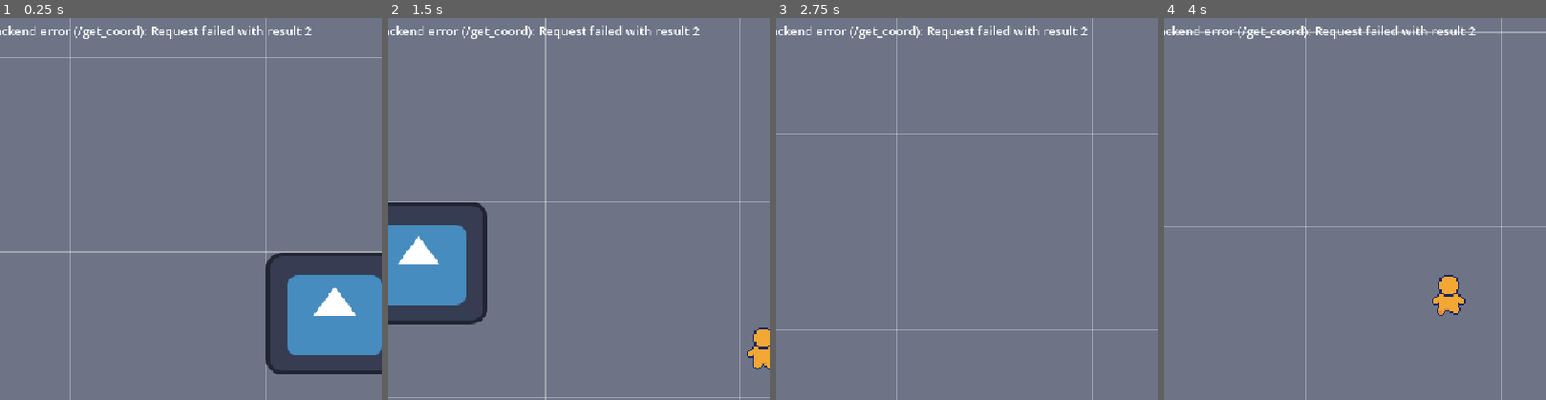
Above: before the commit, frames 1-4 (left to right).
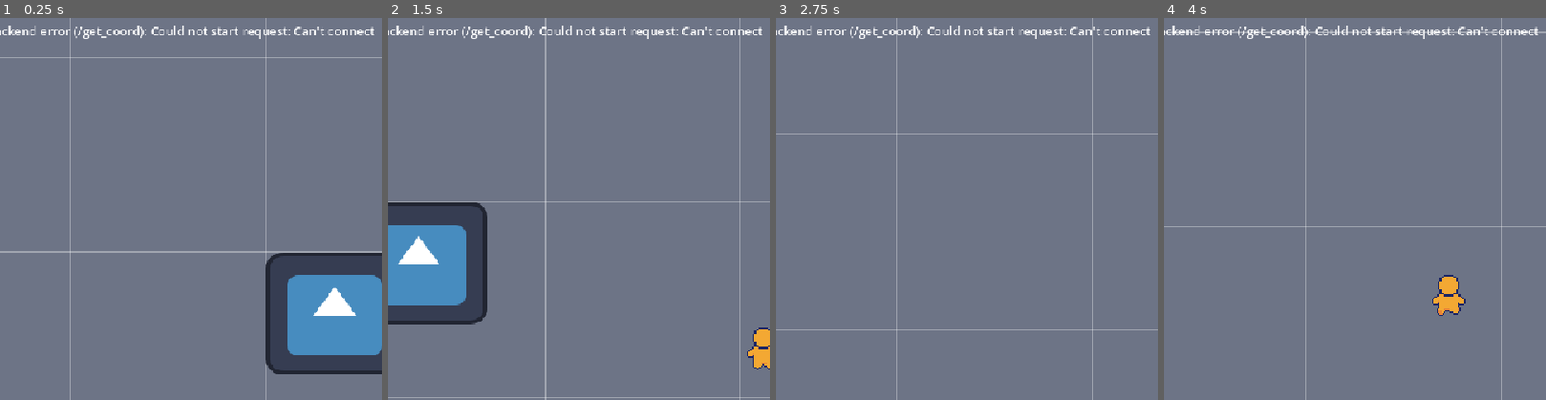
Above: after the commit, the same moments.

Repository: olecssuscho/hackathon
Game: Godot game, scene res://scenes/main.tscn
Same seed, same stepped clock (60 frames per second), same inputs: the game is played once before the commit and once after it. The engine's default icon, where the game draws it, is replaced by a stand-in: a white triangle on a blue panel in a dark square.
Inputs (mouse positions are % of the whole screen's width and height, from its top left):
- Up to frame 1 (0.25 s): no input
- Up to frame 2 (1.5 s): move the mouse to (72, 45) at 0.52 s; hold Right (ui_right) 0.53-1.28 s; click (72, 45) at 0.67 s; move the mouse to (30, 55) at 1.27 s; hold Down (ui_down) from 1.28 s (still down)
- Up to frame 3 (2.75 s): move the mouse to (60, 28) at 2.02 s; release Down (ui_down) at 2.03 s; hold Right (ui_right) from 2.03 s (still down)
- Up to frame 4 (4 s): move the mouse to (45, 70) at 2.77 s; release Right (ui_right) at 2.78 s; hold Up (ui_up) 2.78-3.53 s; click (45, 70) at 2.92 s; move the mouse to (80, 65) at 3.52 s; hold Left (ui_left) from 3.53 s (still down)
The pictures show only the part of the screen within x 4-54%, y 13-63%; the shares and areas given below are measured in that part.

The runs differ from the first frame. In frame 1, 0.7% of the frame differs, in the area x 39-98%, y 2-6%; in frame 2, 0.6%; in frame 3, 0.7%; in frame 4, 0.6%.

Commit message:
working on windows build

Diff:
--- a/game_project/scripts/backend.gd
+++ b/game_project/scripts/backend.gd
@@ -3,13 +3,17 @@
 signal request_failed(endpoint: String, error: String)
 signal score_submitted(ok: bool)
 
-const BASE_URL := "http://localhost:8080"
+const LOCAL_BASE_URL := "http://127.0.0.1:8000"
+var base_url := LOCAL_BASE_URL
 var auth_token := ""
 var _auth_callback: JavaScriptObject
 
 func _ready() -> void:
 	request_failed.connect(_on_request_failed)
 	if OS.has_feature("web"):
+		var page_origin: Variant = JavaScriptBridge.eval("window.location.origin")
+		if page_origin is String and not page_origin.is_empty():
+			base_url = page_origin
 		_listen_for_auth_token()
 	_load_place_services()
 
@@ -40,7 +44,7 @@
 	var headers := ["Content-Type: application/json"]
 	if auth_token != "":
 		headers.append("Authorization: Bearer " + auth_token)
-	var err := http.request(BASE_URL + path, headers, method, JSON.stringify(body))
+	var err := http.request(base_url + path, headers, method, JSON.stringify(body))
 	if err != OK:
 		http.queue_free()
 		request_failed.emit(path, "Could not start request: %s" % error_string(err))
@@ -50,7 +54,10 @@
 	http.queue_free()
 	# result = [result_code, response_code, headers, body]
 	if result[0] != HTTPRequest.RESULT_SUCCESS:
-		request_failed.emit(path, "Request failed with result %d" % result[0])
+		var error_message := "Request failed with result %d" % result[0]
+		if result[0] == HTTPRequest.RESULT_CONNECTION_ERROR:
+			error_message = "Connection error to %s" % (base_url + path)
+		request_failed.emit(path, error_message)
 		return null
 	if result[1] < 200 or result[1] >= 300:
 		request_failed.emit(path, "HTTP %d" % result[1])
